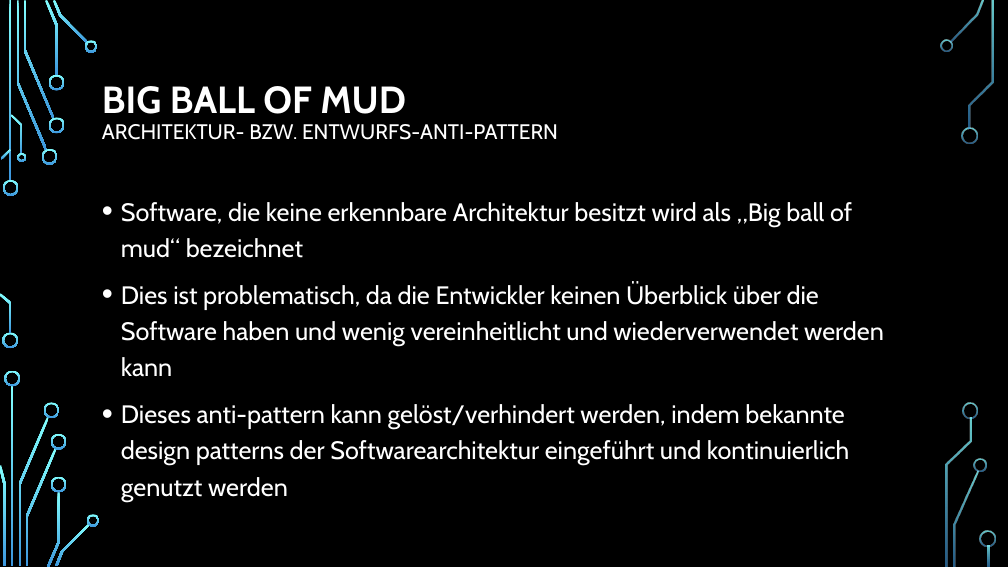
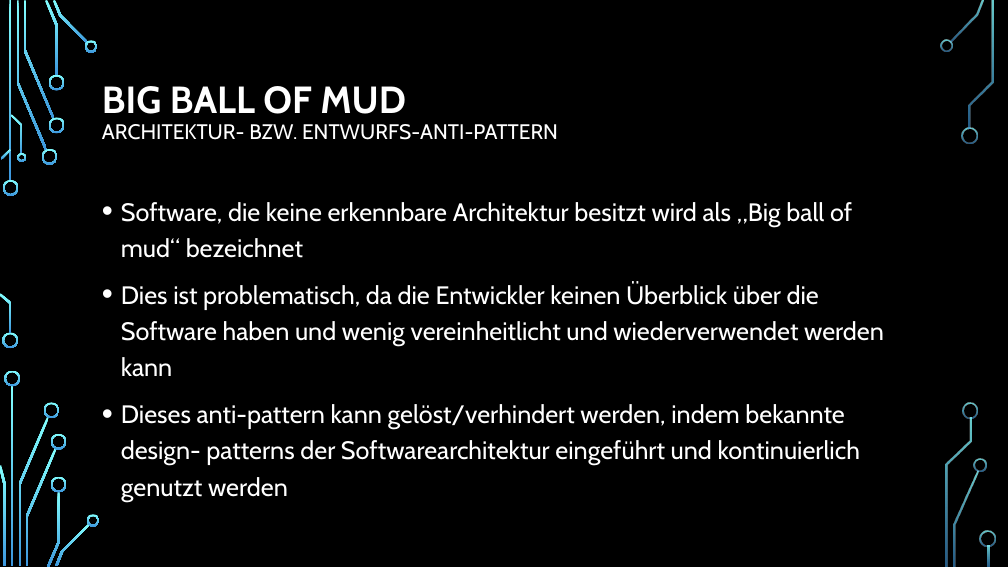
Before and after one commit to joshuaschu/E-Portfolio_Anti-Patterns, a slide deck: slide 5 of Anti-Patterns.pptx. Drawn at 1008x567 pixels with LibreOffice and Linux fonts; fonts in the diff are those of the drawing; background and template pictures are left out. Boxes give left, top, right and bottom in pixels: in the first picture for what was removed or moved away, otherwise in the second. Text is boxed around its words. In the diff, an @@ line names an element or a change of style, - is before the commit and + after.

```diff
--- a/Anti-Patterns.pptx
+++ b/Anti-Patterns.pptx
@@ text at (121,404,860,465): text changed @@
-• Dieses anti-pattern kann gelöst/verhindert werden, indem bekannte design patterns der Softwarearchitektur eingeführt und kontinuierlich genutzt werden
+• Dieses anti-pattern kann gelöst/verhindert werden, indem bekannte design- patterns der Softwarearchitektur eingeführt und kontinuierlich genutzt werden
```
Also in this commit, not shown: 4 other slides changed.
